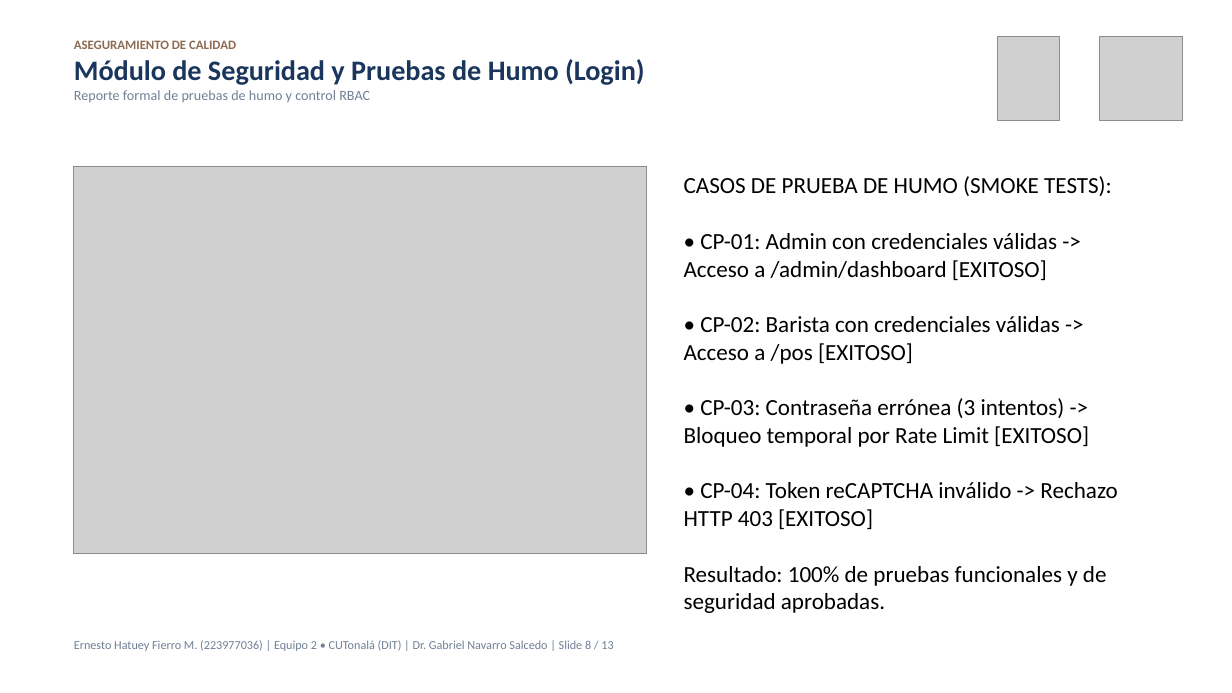
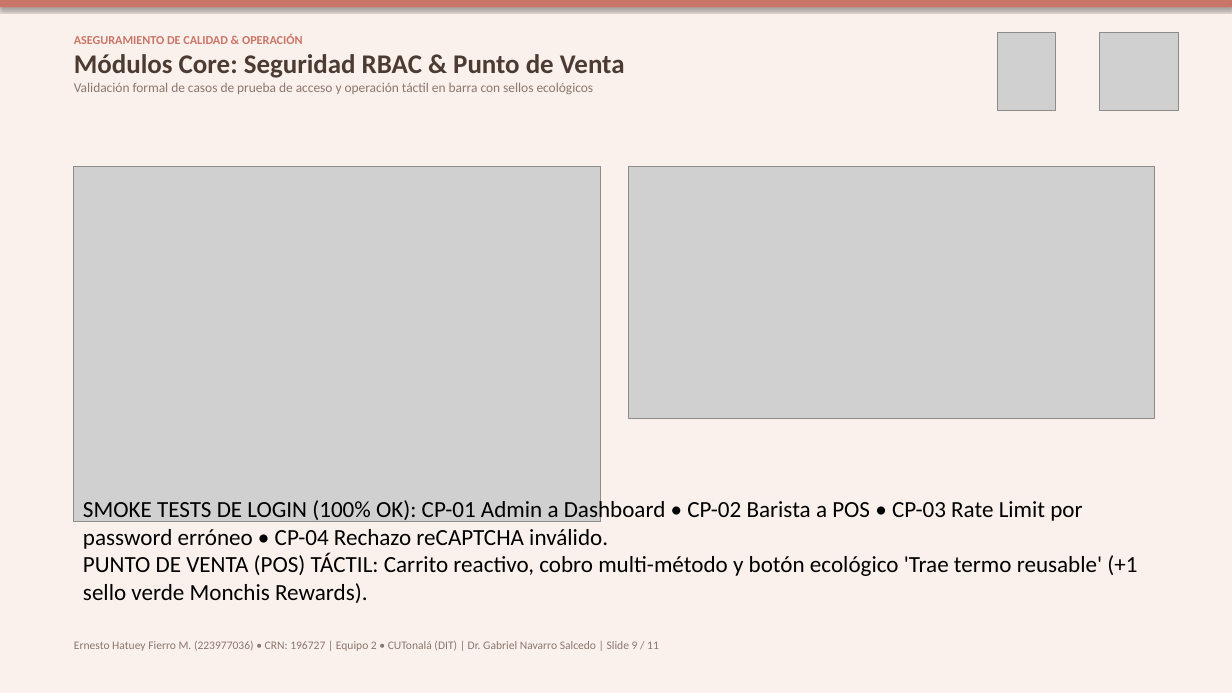
Before and after one commit to ErnestoFM/Proyecto, a slide deck: slide 9 of docs/presentacion/expodit/Presentacion_ExpoDIT_Monchis_Cafe.pptx (slide 8 before the commit). Drawn at 1232x693 pixels with LibreOffice and Linux fonts; fonts in the diff are those of the drawing; grey boxes stand for pictures. Boxes give left, top, right and bottom in pixels: in the first picture for what was removed or moved away, otherwise in the second. Text is boxed around its words. In the diff, an @@ line names an element or a change of style, - is before the commit and + after.

```diff
--- a/docs/presentacion/expodit/Presentacion_ExpoDIT_Monchis_Cafe.pptx
+++ b/docs/presentacion/expodit/Presentacion_ExpoDIT_Monchis_Cafe.pptx
@@ background #FFFFFF to #FBF1EC @@
@@ rectangle added at (0, 0, 1232, 7), fill #C97567 @@
@@ text at (74, 34, 625, 94): text changed; size 11 to 10.5 pt; text colour #718096 to #8A776D; bold off @@
-ASEGURAMIENTO DE CALIDAD
-Módulo de Seguridad y Pruebas de Humo (Login)
-Reporte formal de pruebas de humo y control RBAC
+ASEGURAMIENTO DE CALIDAD & OPERACIÓN
+Módulos Core: Seguridad RBAC & Punto de Venta
+Validación formal de casos de prueba de acceso y operación táctil en barra con sellos ecológicos
@@ picture: place and size @@
-picture at (998, 37, 1059, 120)
+picture at (998, 32, 1056, 111)
@@ picture: place and size @@
-picture at (1100, 37, 1183, 120)
+picture at (1100, 32, 1178, 111)
@@ picture: place and size @@
-picture at (74, 166, 647, 554)
+picture at (74, 166, 601, 522)
@@ picture added at (628, 166, 1155, 419) @@
@@ text removed at (684, 176, 1117, 613) @@
-CASOS DE PRUEBA DE HUMO (SMOKE TESTS):
-• CP-01: Admin con credenciales válidas -> Acceso a /admin/dashboard [EXITOSO]
-• CP-02: Barista con credenciales válidas -> Acceso a /pos [EXITOSO]
-• CP-03: Contraseña errónea (3 intentos) -> Bloqueo temporal por Rate Limit [EXITOSO]
-• CP-04: Token reCAPTCHA inválido -> Rechazo HTTP 403 [EXITOSO]
-Resultado: 100% de pruebas funcionales y de seguridad aprobadas.
@@ text added at (83, 497, 1137, 603), 18 pt, text #000000 @@
+SMOKE TESTS DE LOGIN (100% OK): CP-01 Admin a Dashboard • CP-02 Barista a POS • CP-03 Rate Limit por password erróneo • CP-04 Rechazo reCAPTCHA inválido.
+PUNTO DE VENTA (POS) TÁCTIL: Carrito reactivo, cobro multi-método y botón ecológico 'Trae termo reusable' (+1 sello verde Monchis Rewards).
@@ text at (74, 641, 659, 651): text changed; size 9.5 to 9 pt; text colour #718096 to #8A776D @@
-Ernesto Hatuey Fierro M. (223977036) | Equipo 2 • CUTonalá (DIT) | Dr. Gabriel Navarro Salcedo | Slide 8 / 13
+Ernesto Hatuey Fierro M. (223977036) • CRN: 196727 | Equipo 2 • CUTonalá (DIT) | Dr. Gabriel Navarro Salcedo | Slide 9 / 11
```
Also in this commit, not shown: 9 other slides changed, 1 slide added, 3 slides removed, 11 other files.
